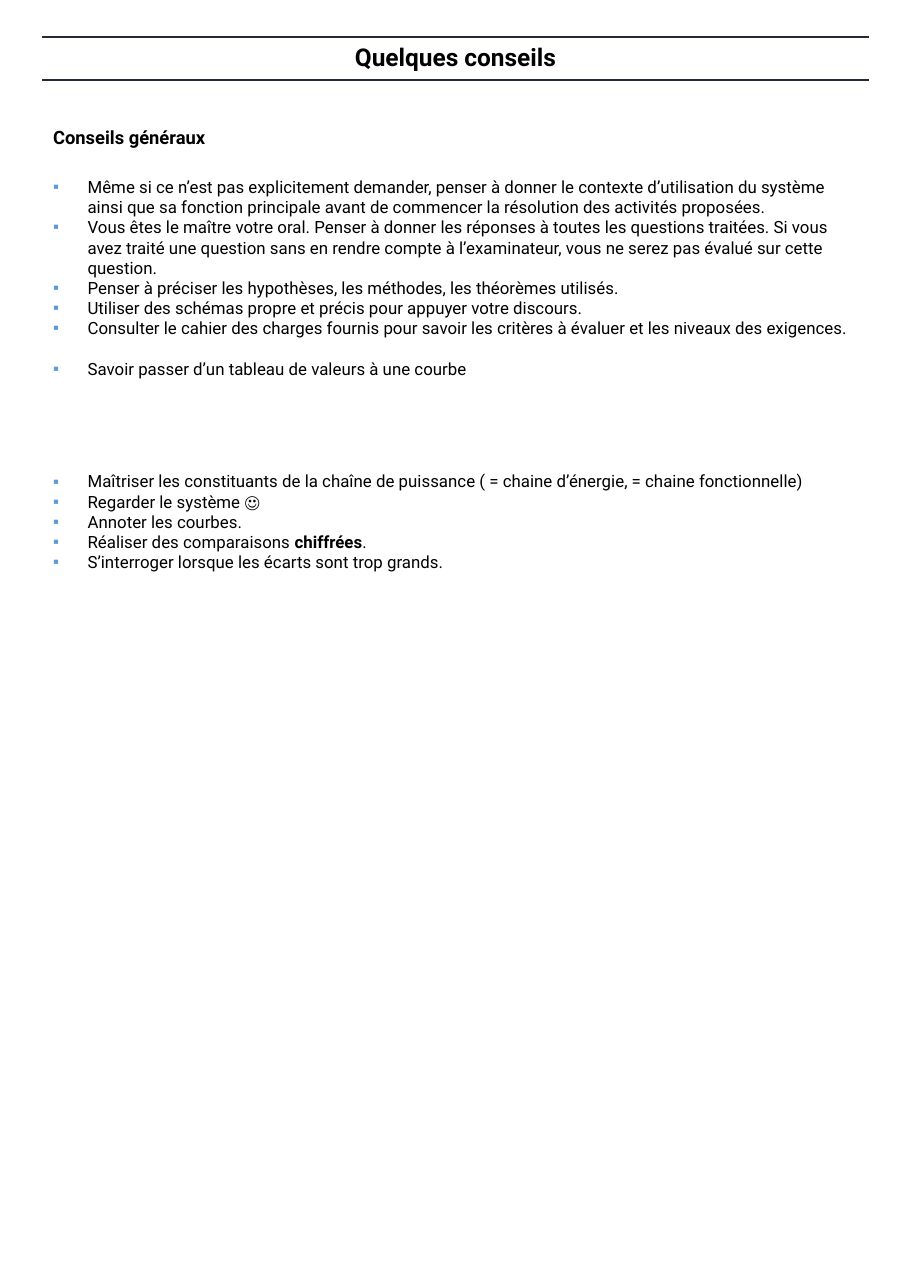
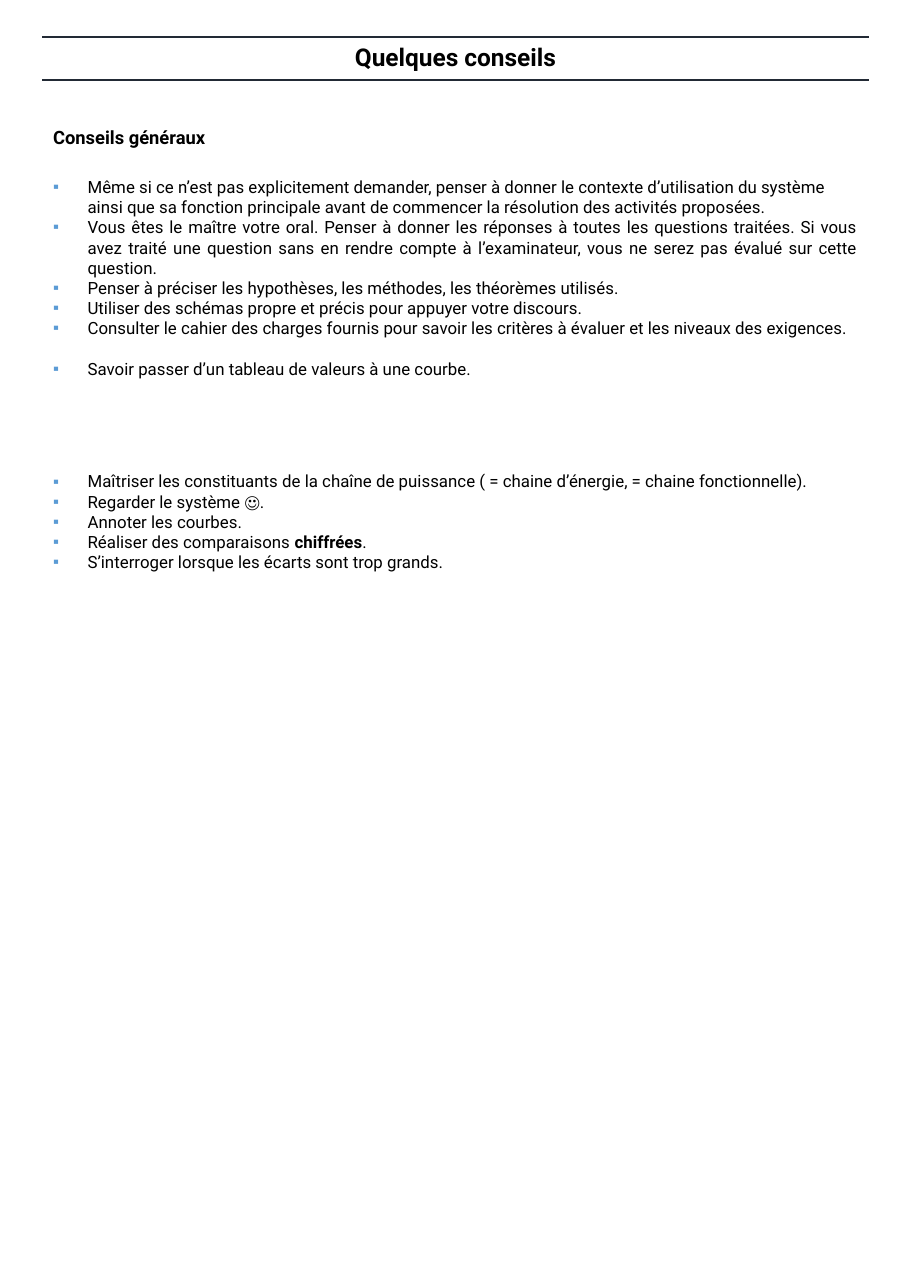
Before and after one commit to xpessoles/PSI_Preparation_Oral, a slide deck: slide 8 of PresentationsEpreuves/Presentations_Epreuves.pptx. Drawn at 911x1288 pixels with LibreOffice and Linux fonts; fonts in the diff are those of the drawing. Boxes give left, top, right and bottom in pixels: in the first picture for what was removed or moved away, otherwise in the second. Text is boxed around its words. In the diff, an @@ line names an element or a change of style, - is before the commit and + after.

```diff
--- a/PresentationsEpreuves/Presentations_Epreuves.pptx
+++ b/PresentationsEpreuves/Presentations_Epreuves.pptx
@@ text at (x1=88, y1=220, x2=857, y2=278): alignment left to justified @@
@@ text at (x1=88, y1=362, x2=470, y2=379): text changed @@
-▪ Savoir passer d’un tableau de valeurs à une courbe
+▪ Savoir passer d’un tableau de valeurs à une courbe.
@@ text at (x1=88, y1=473, x2=807, y2=512): text changed @@
-▪ Maîtriser les constituants de la chaîne de puissance ( = chaine d’énergie, = chaine fonctionnelle)
-▪ Regarder le système ☺
+▪ Maîtriser les constituants de la chaîne de puissance ( = chaine d’énergie, = chaine fonctionnelle).
+▪ Regarder le système ☺.
```
Also in this commit, not shown: 11 other files.
